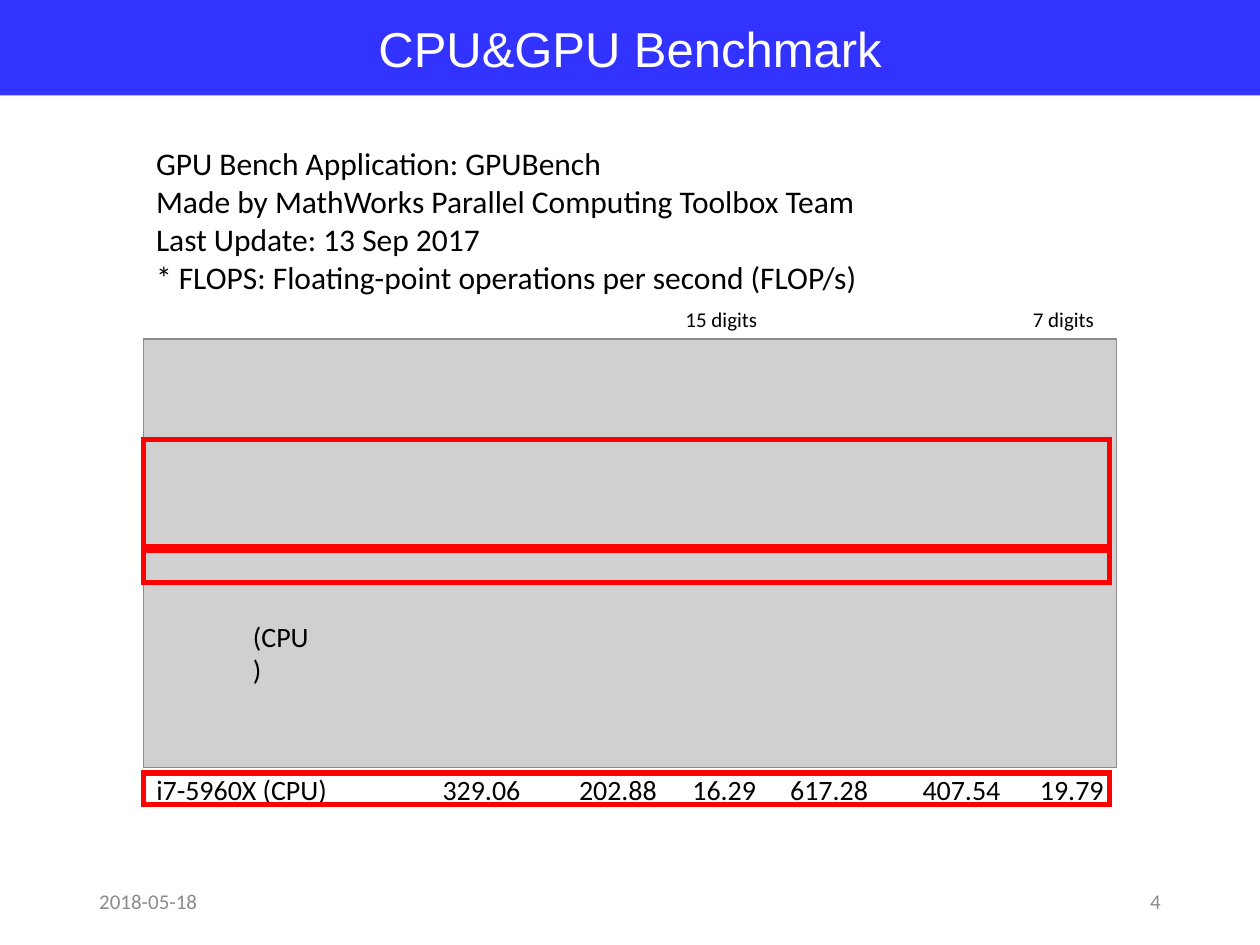
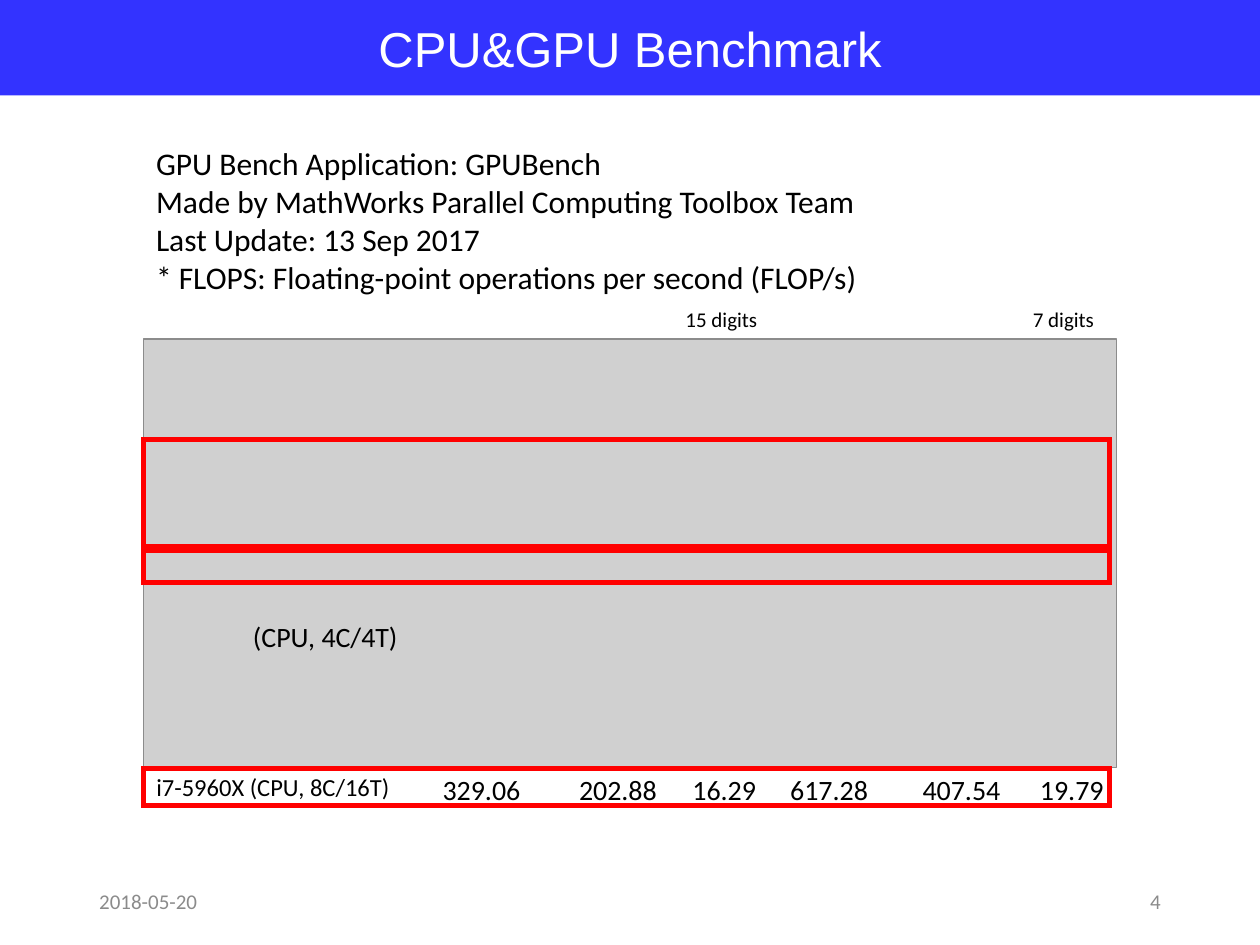
Before and after one commit to jglee96/NBTP_Lab, a slide deck: slide 4 of MATLAB GPU.pptx. Drawn at 1260x945 pixels with LibreOffice and Linux fonts; fonts in the diff are those of the drawing; grey boxes stand for pictures. Boxes give left, top, right and bottom in pixels: in the first picture for what was removed or moved away, otherwise in the second. Text is boxed around its words. In the diff, an @@ line names an element or a change of style, - is before the commit and + after.

```diff
--- a/MATLAB GPU.pptx
+++ b/MATLAB GPU.pptx
@@ text at (x1=253, y1=626, x2=398, y2=651): text changed @@
-(CPU)
+(CPU, 4C/4T)
@@ table at (x1=144, y1=767, x2=1116, y2=814) @@
-row 1, column 1: i7-5960X (CPU)
+row 1, column 1: i7-5960X (CPU, 8C/16T)
@@ text at (x1=99, y1=895, x2=197, y2=909): text changed @@
-2018-05-18
+2018-05-20
```
Also in this commit, not shown: 4 other slides changed, 1 slide removed, 1 other file.
